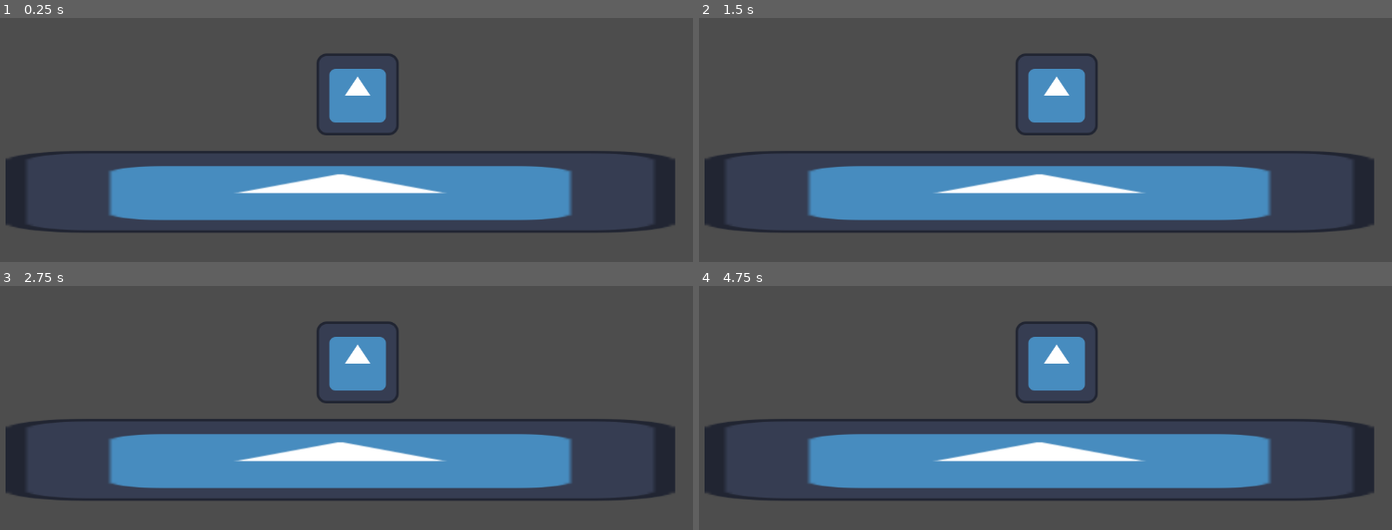
Above: before the commit, frames 1-4 (two rows, left to right).
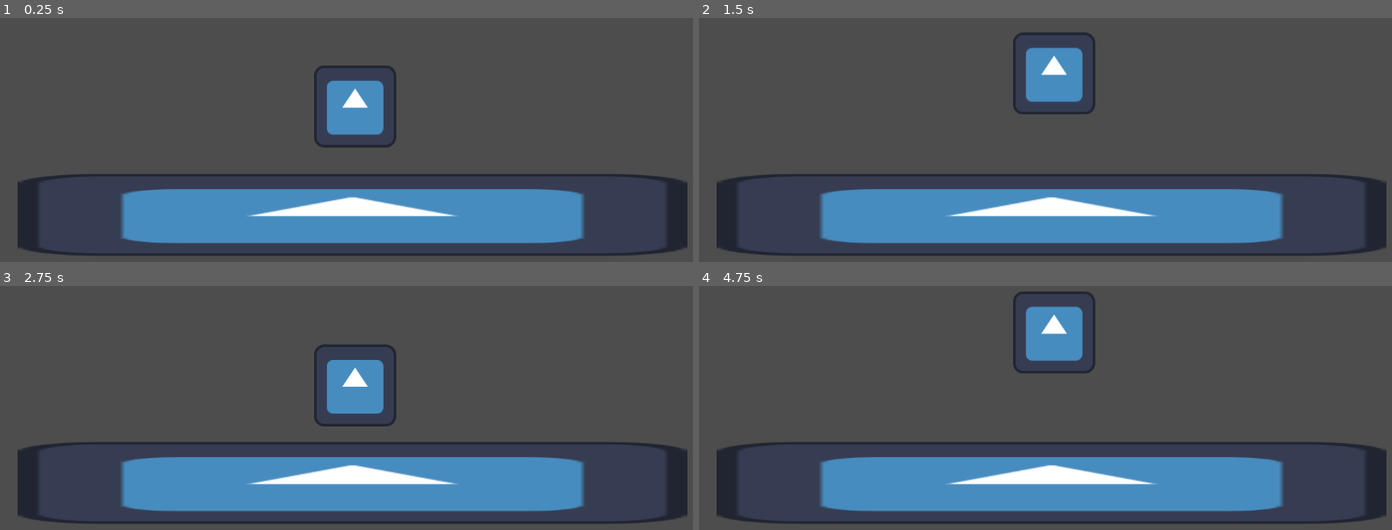
Above: after the commit, the same moments.

Repository: Sheepheerd/Laser-vs.-Laser
Game: Godot game, scene res://CharacterTest.tscn
The game is run twice, just before and just after one commit, with the same random seed, the same clock (stepped at 60 frames per second) and the same inputs. The engine's default icon, where the game draws it, is replaced by a stand-in: a white triangle on a blue panel in a dark square.
Inputs:
- Up to frame 1 (0.25 s): no input
- Up to frame 2 (1.5 s): tap Enter at 1.25 s
- Up to frame 3 (2.75 s): no input
- Up to frame 4 (4.75 s): tap Space at 2.75 s; tap Enter at 4.25 s

The runs differ from the first frame. In frame 1, 22% of the frame differs, in the area x 0-100%, y 14-98%; in frame 2, 23%; in frame 3, 23%; in frame 4, 23%, in the area x 0-100%, y 2-98%.

Commit message:
Player Movement

Diff:
--- a/CharacterTest.tscn
+++ b/CharacterTest.tscn
@@ -13,7 +13,7 @@
 var gravity = ProjectSettings.get_setting(\"physics/2d/default_gravity\")
 
 
-func _physics_prolscess(delta):
+func _physics_process(delta):
 	# Add the gravity.
 	if not is_on_floor():
 		velocity.y += gravity * delta
@@ -40,20 +40,22 @@
 size = Vector2(1060, 176)
 
 [node name="OverWorld" type="Node2D"]
+position = Vector2(-3, 0)
 
 [node name="Camera2D" type="Camera2D" parent="."]
-position = Vector2(631, 383)
+position = Vector2(612, 347)
 
 [node name="CharacterBody2D" type="CharacterBody2D" parent="."]
-position = Vector2(626, 418)
+position = Vector2(605, 370)
 script = SubResource("GDScript_yxshb")
+
+[node name="Sprite2D" type="Sprite2D" parent="CharacterBody2D"]
+position = Vector2(-2, -2)
+texture = ExtResource("1_rp75m")
 
 [node name="CollisionShape2D" type="CollisionShape2D" parent="CharacterBody2D"]
 position = Vector2(-2.5, -4.5)
 shape = SubResource("RectangleShape2D_mooxe")
-
-[node name="Sprite2D" type="Sprite2D" parent="CharacterBody2D"]
-texture = ExtResource("1_rp75m")
 
 [node name="Node2D" type="Node2D" parent="."]
 
